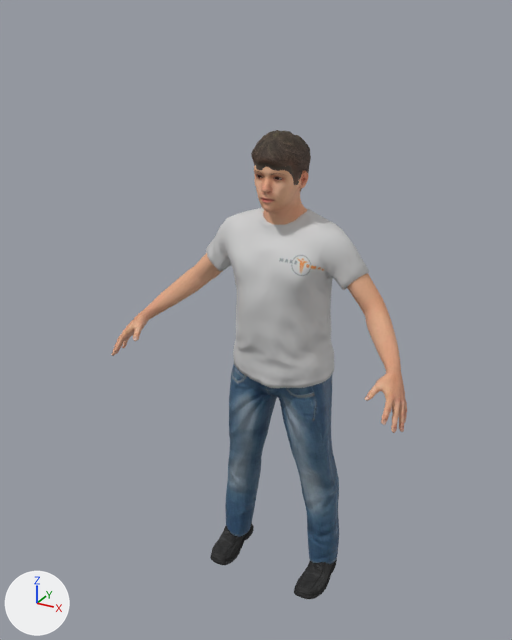
What one commit did to the glTF model tip-bait/assets/cast/kyle.glb.
The view is the same before and after, from a 50 mm lens placed at (0.998, -2.03, 2.003), pointed at (-0.046, -0.132, 1.054). Every picture has the same lights, and +X, +Y and +Z are marked at lower left. The first picture is the older version. Vertices at exactly the same position are counted once.

The scene before the commit, as lines of its bpy script (objects in view):
```python
mat_human_body = principled_material('Human.body')
mat_human_body.texture = img_young_lightskinned_male_diffuse
mat_human_body.roughness = 0.8
me_base = bpy.data.meshes.new('base')
me_base.from_pydata(...)  # 8712 vertices, 17256 faces; spans x -0.528..0.528, y -0.35..0.055, z 0.154..1.646
me_base.materials.append(mat_human_body)  # picture img_young_lightskinned_male_diffuse
me_male_casualsuit06 = bpy.data.meshes.new('male_casualsuit06')
me_male_casualsuit06.from_pydata(...)  # 3708 vertices, 7168 faces; spans x -0.302..0.289, y -0.177..0.114, z 0.062..1.41
me_male_casualsuit06.materials.append(mat_human_male_casualsuit06)
me_shoes04 = bpy.data.meshes.new('shoes04')
me_shoes04.from_pydata(...)  # 1722 vertices, 3320 faces; spans x -0.241..0.241, y -0.204..0.052, z -0.001..0.205
me_shoes04.materials.append(mat_human_shoes04)
me_short02 = bpy.data.meshes.new('short02')
me_short02.from_pydata(...)  # 1755 vertices, 3344 faces; spans x -0.09..0.084, y -0.167..0.047, z 1.463..1.661
me_short02.materials.append(mat_human_short02)  # picture img_short02_diffuse
ob_human = bpy.data.objects.new('Human', me_base)
ob_human.location = (0.0, 0.0, 0.0)
ob_human_male_casualsuit06 = bpy.data.objects.new('Human.male_casualsuit06', me_male_casualsuit06)
ob_human_male_casualsuit06.location = (0.0, 0.0, 0.0)
ob_human_shoes04 = bpy.data.objects.new('Human.shoes04', me_shoes04)
ob_human_shoes04.location = (0.0, 0.0, 0.0)
ob_human_short02 = bpy.data.objects.new('Human.short02', me_short02)
ob_human_short02.location = (0.0, 0.0, 0.0)
```
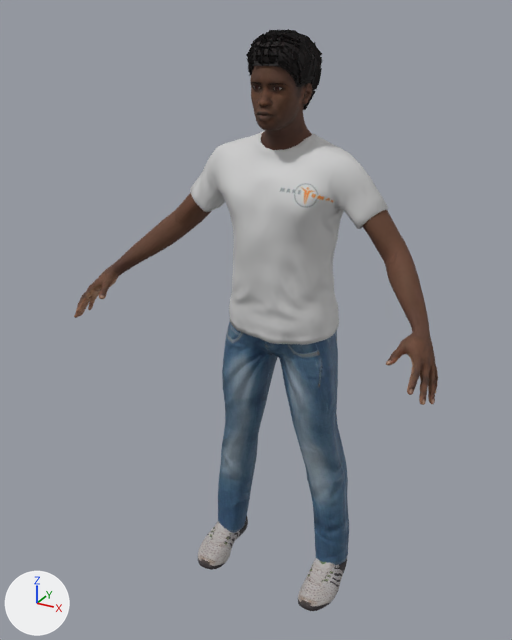
What differs and where, as boxes [x1, y1, x2, y2] in the pictures (512 x 640 px):
'Human.male_casualsuit06', reshaped (21% wider, 22% taller): before [206, 207, 369, 564]; after [190, 131, 388, 565]
'Human', surface changed, reshaped (23% wider, 27% taller): before [111, 165, 407, 433]; after [74, 65, 438, 405]
'Human.afro01', added: after [246, 29, 323, 110]
'Human.shoes05', added: after [198, 516, 347, 611]
'Human.short02', deleted (brown): before [251, 130, 311, 189]
'Human.shoes04', deleted: before [210, 523, 337, 599]

What the commit changed:
Picture 'young_darkskinned_male_diffuse' (img_young_darkskinned_male_diffuse) is new.
Picture 'shoes05_diffuse' (img_shoes05_diffuse) is new.
Picture 'afro_diffuse' (img_afro_diffuse) is new.
Material 'Human.body' (mat_human_body) changes its picture from img_young_lightskinned_male_diffuse to img_young_darkskinned_male_diffuse.
Material 'Human.shoes05' (mat_human_shoes05) is new.
Its texture is img_shoes05_diffuse.
Its roughness is 0.8.
Material 'Human.afro01' (mat_human_afro01) is new.
Its texture is img_afro_diffuse.
Its roughness is 0.8.
me_base is used by ob_human; location (0.0, 0.0, 0.0).
me_base had 8712 vertices, 17256 faces and spanned x -0.528..0.528, y -0.35..0.055, z 0.154..1.646.
me_base now has 8712 vertices, 17256 faces and spans x -0.62..0.62, y -0.42..0.056, z 0.182..1.916.
me_base part 1: 8592 of 8712 vertices moved; they spanned x -0.528..0.528, y -0.35..0.055, z 0.885..1.646 and now span x -0.62..0.62, y -0.42..0.056, z 1.034..1.916; mean shift (0.0, -0.03, 0.212); largest move (0.0, -0.03, 1.645) -> (0.0, -0.03, 1.916).
Other edits to the shape of me_base do not show in these pictures.
me_male_casualsuit06 is used by ob_human_male_casualsuit06; location (0.0, 0.0, 0.0).
me_male_casualsuit06 had 3708 vertices, 7168 faces and spanned x -0.302..0.289, y -0.177..0.114, z 0.062..1.41.
me_male_casualsuit06 now has 3708 vertices, 7168 faces and spans x -0.352..0.337, y -0.183..0.116, z 0.073..1.65.
me_male_casualsuit06 part 2: 3708 of 3708 vertices moved; they spanned x -0.302..0.289, y -0.177..0.114, z 0.062..1.41 and now span x -0.352..0.337, y -0.183..0.116, z 0.073..1.65; mean shift (-0.001, -0.004, 0.186).
Mesh me_shoes05 is new.
It has 1594 vertices, 3064 faces and spans x -0.291..0.291, y -0.241..0.064, z -0.019..0.243.
It uses material mat_human_shoes05 (picture img_shoes05_diffuse).
Mesh me_afro01 is new.
It has 2196 vertices, 2192 faces and spans x -0.107..0.107, y -0.172..0.086, z 1.718..1.948.
It uses material mat_human_afro01 (picture img_afro_diffuse).
Object 'Human.shoes04' (ob_human_shoes04) is deleted.
Object 'Human.short02' (ob_human_short02) is deleted.
Object 'Human.shoes05' (ob_human_shoes05) is new; it shows me_shoes05.
Its location is (0.0, 0.0, 0.0).
Object 'Human.afro01' (ob_human_afro01) is new; it shows me_afro01.
Its location is (0.0, 0.0, 0.0).
